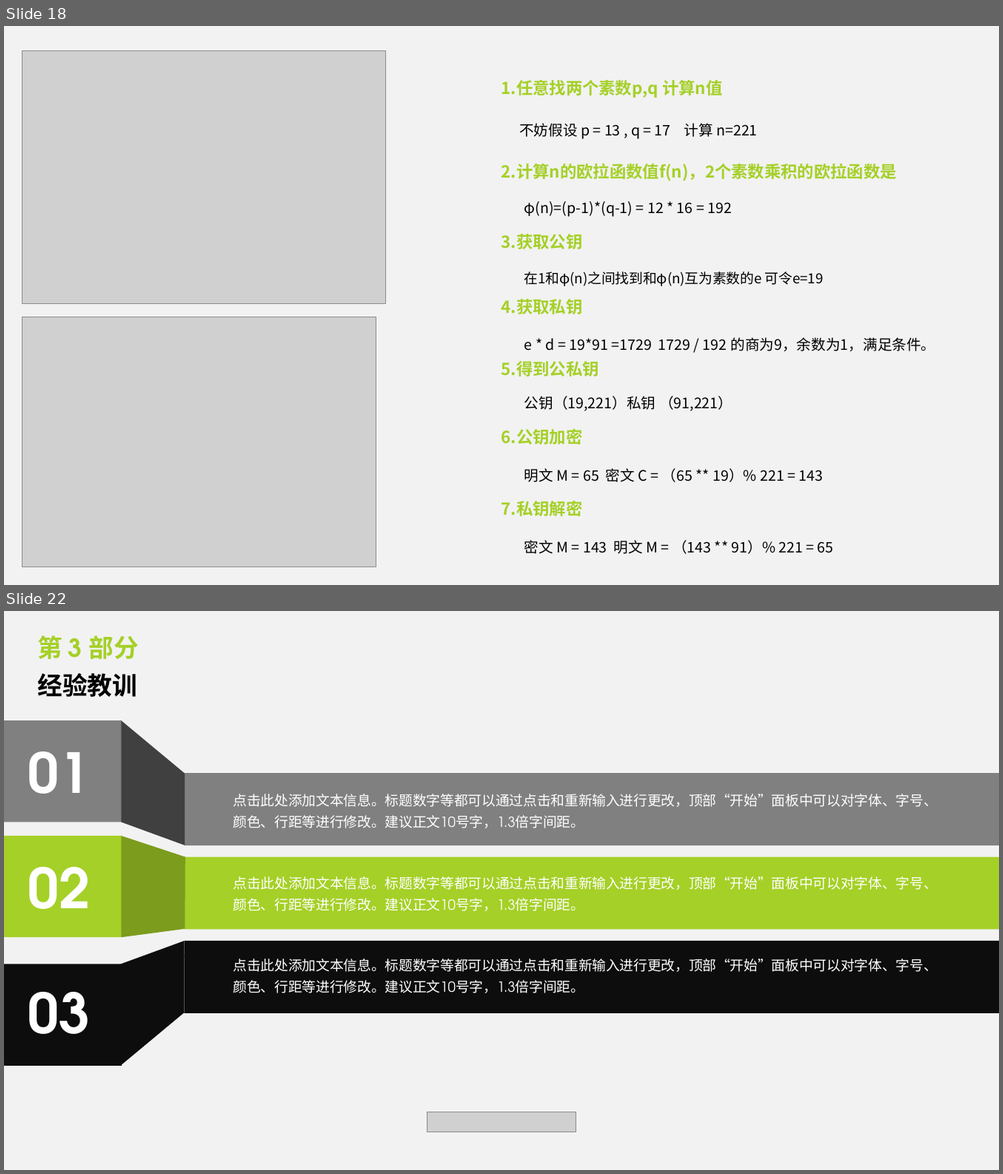
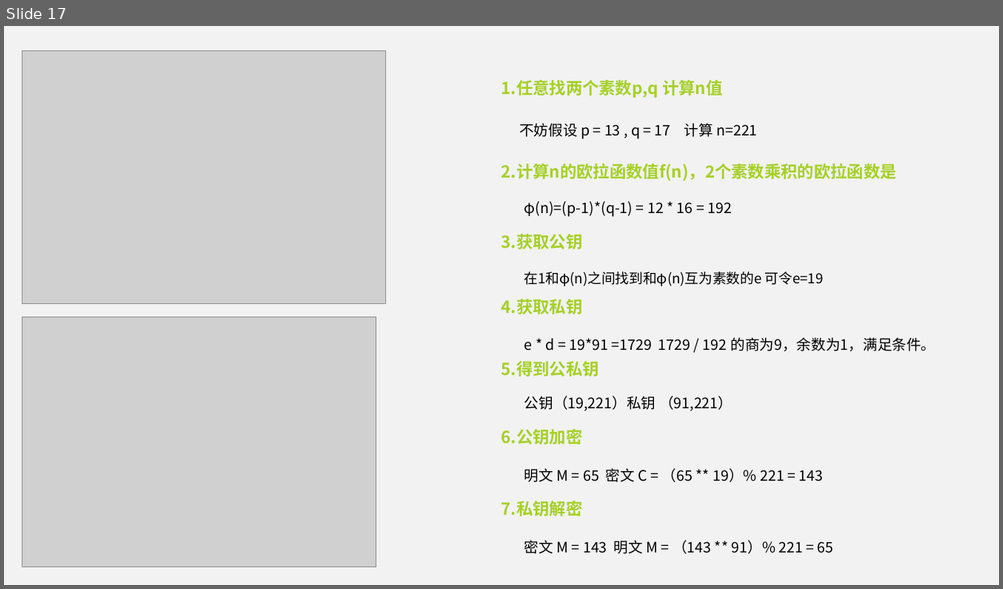
Before and after one commit to mikemikemao/c-11, a slide deck: encryption.pptx. Shown one above the other, each under a label of ours: slides 18 and 22 before the commit, slide 17 after it; the slides between them are not shown. The pictures are 1003x1174 and 1003x589 pixels, drawn with LibreOffice and Linux fonts; fonts in the diff are those of the drawing; grey boxes stand for pictures. Boxes give left, top, right and bottom in pixels: in the first picture for what was removed or moved away, otherwise in the second. Text is boxed around its words. In the diff, an @@ line names an element or a change of style, - is before the commit and + after.

```diff
--- a/encryption.pptx
+++ b/encryption.pptx
@@ slide 22 removed at [4, 611, 999, 1170], background #F2F2F2 @@
@@ text removed at [37, 635, 139, 659] @@
-第 3 部分
@@ text removed at [37, 673, 136, 697] @@
-经验教训
@@ rectangle removed at [4, 721, 122, 822] @@
@@ freeform shape removed at [121, 721, 185, 846] @@
@@ text removed at [28, 752, 90, 794] @@
-01
@@ rectangle removed at [185, 773, 999, 846] @@
@@ text removed at [233, 794, 937, 829] @@
-点击此处添加文本信息。标题数字等都可以通过点击和重新输入进行更改，顶部“开始”面板中可以对字体、字号、颜色、行距等进行修改。建议正文10号字，1.3倍字间距。
@@ rectangle removed at [4, 836, 122, 938] @@
@@ freeform shape removed at [121, 836, 185, 938] @@
@@ text removed at [28, 867, 90, 909] @@
-02
@@ rectangle removed at [185, 857, 999, 930] @@
@@ text removed at [233, 877, 937, 911] @@
-点击此处添加文本信息。标题数字等都可以通过点击和重新输入进行更改，顶部“开始”面板中可以对字体、字号、颜色、行距等进行修改。建议正文10号字，1.3倍字间距。
@@ freeform shape removed at [120, 942, 184, 1066] @@
@@ rectangle removed at [184, 941, 999, 1013] @@
@@ rectangle removed at [4, 965, 122, 1066] @@
@@ text removed at [233, 959, 937, 994] @@
-点击此处添加文本信息。标题数字等都可以通过点击和重新输入进行更改，顶部“开始”面板中可以对字体、字号、颜色、行距等进行修改。建议正文10号字，1.3倍字间距。
@@ text removed at [28, 992, 90, 1034] @@
-03
@@ picture removed at [427, 1113, 576, 1133] @@
@@ what was slide 18 is now slide 17 @@
```
Also in this commit, not shown: 8 slides changed, 14 slides added, 6 other slides removed.
